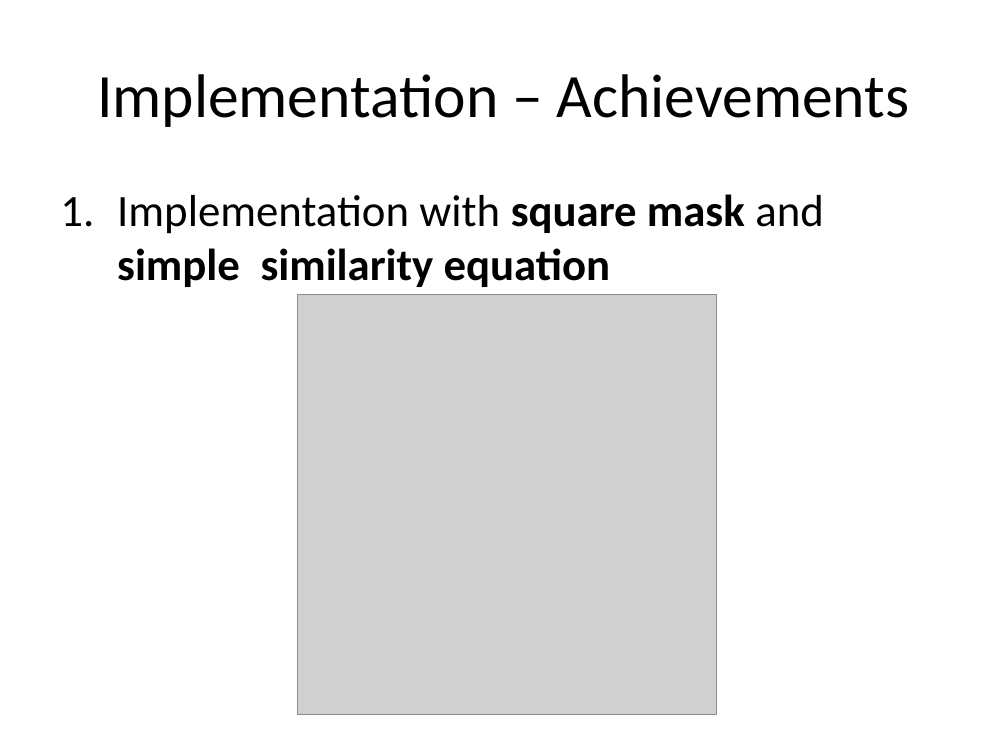
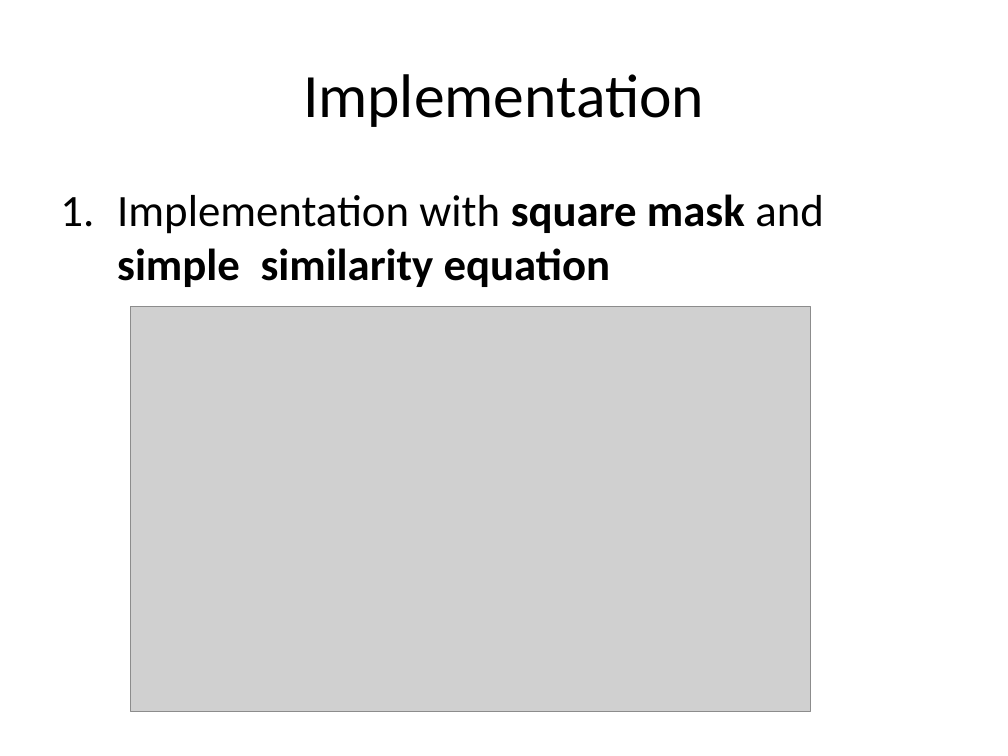
Before and after one commit to michaelwh/susanedge, a slide deck: slide 14 of susanedge-presentation.pptx (slide 12 before the commit). Drawn at 1008x756 pixels with LibreOffice and Linux fonts; fonts in the diff are those of the drawing; grey boxes stand for pictures. Boxes give left, top, right and bottom in pixels: in the first picture for what was removed or moved away, otherwise in the second. Text is boxed around its words. In the diff, an @@ line names an element or a change of style, - is before the commit and + after.

```diff
--- a/susanedge-presentation.pptx
+++ b/susanedge-presentation.pptx
@@ title at (303, 74, 704, 127): text changed @@
-Implementation – Achievements
+Implementation
@@ picture: place and size @@
-picture at (297, 295, 716, 715)
+picture at (131, 306, 810, 712)
```
Also in this commit, not shown: 7 other slides changed, 14 slides added, 2 slides removed.
